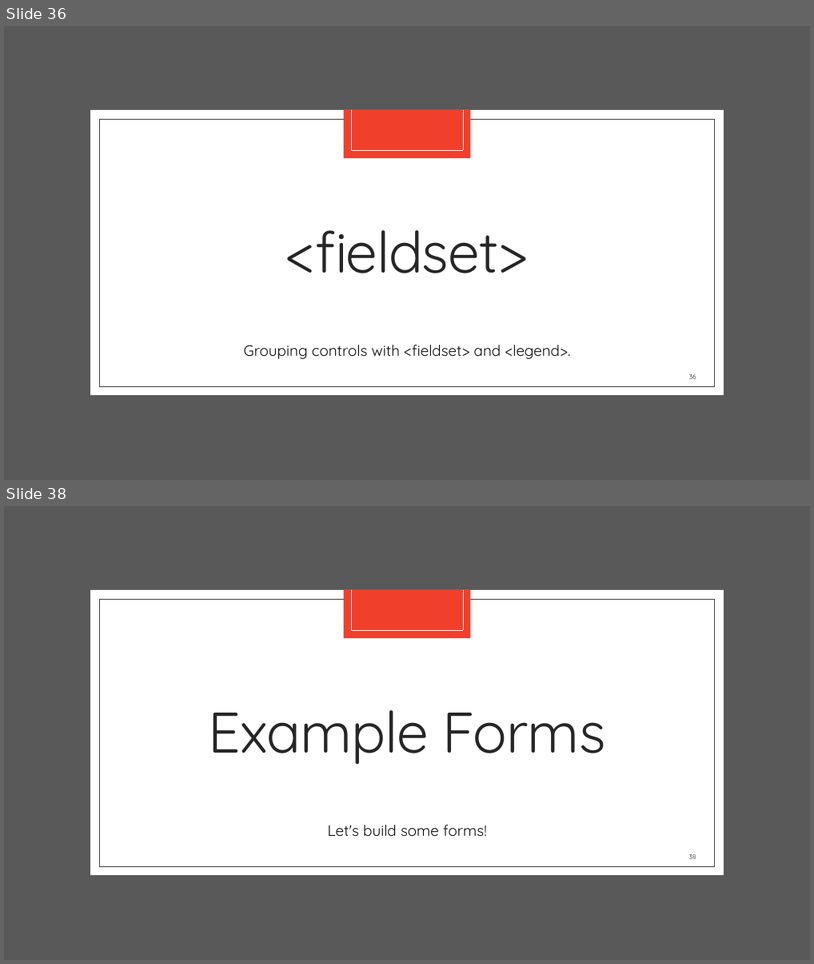
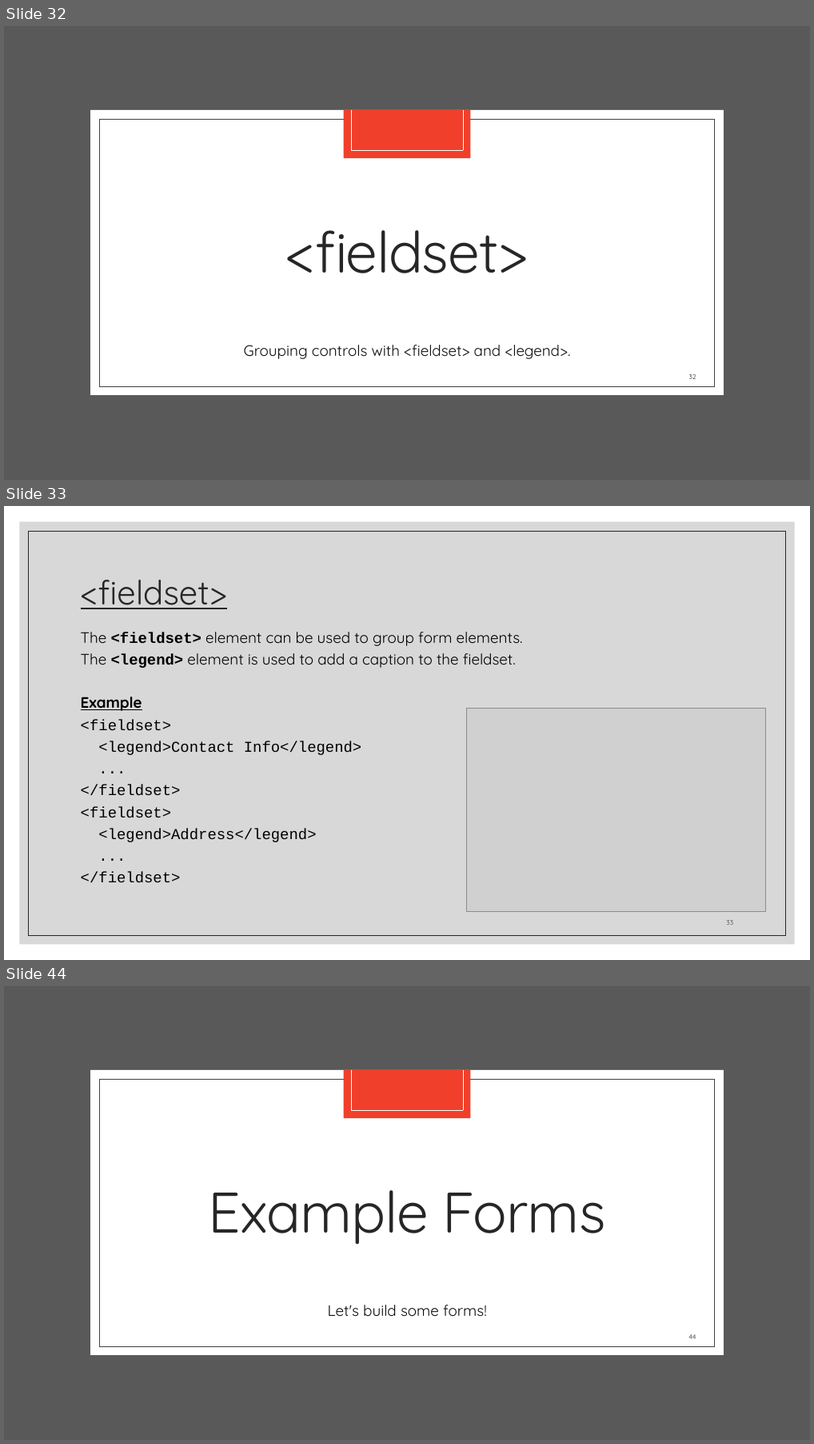
Before and after one commit to zackstotts/base-node-curriculum, a slide deck: unit_00/html_review/02 HTML Forms.pptx. Shown one above the other, each under a label of ours: slides 36 and 38 before the commit, slides 32, 33 and 44 after it; the slides between them are not shown. The pictures are 814x964 and 814x1444 pixels, drawn with LibreOffice and Linux fonts; fonts in the diff are those of the drawing; grey boxes stand for pictures. Boxes give left, top, right and bottom in pixels: in the first picture for what was removed or moved away, otherwise in the second. Text is boxed around its words. In the diff, an @@ line names an element or a change of style, - is before the commit and + after.

Commit message:
Updating forms slides and examples

```diff
--- a/unit_00/html_review/02 HTML Forms.pptx
+++ b/unit_00/html_review/02 HTML Forms.pptx
@@ slide 33 added at (4,506,810,960), background #FFFFFF @@
@@ rectangle added at (20,522,795,944), fill #BFBFBF at 60% opacity @@
@@ rectangle added at (29,531,786,935), outline #262626 0.5 pt @@
@@ title added at (81,580,227,609), 40 pt, text #262626, underline @@
+<fieldset>
@@ text added at (81,632,523,883), 18 pt, text #000000 @@
+The <fieldset> element can be used to group form elements.
+The <legend> element is used to add a caption to the fieldset.
+Example
+<fieldset>
+<legend>Contact Info</legend>
+...
+</fieldset>
+<fieldset>
+<legend>Address</legend>
+...
+</fieldset>
@@ picture added at (467,708,766,911) @@
@@ page number added at (726,920,734,924), 8 pt, text #404040 @@
+33
@@ what was slide 36 is now slide 32 @@
@@ page number at (690,374,697,379): text changed @@
-36
+32
@@ what was slide 38 is now slide 44 @@
@@ page number at (689,1334,696,1339): text changed @@
-38
+44
```
Also in this commit, not shown: 4 slides changed, 8 other slides added, 8 slides removed, 3 other files.
